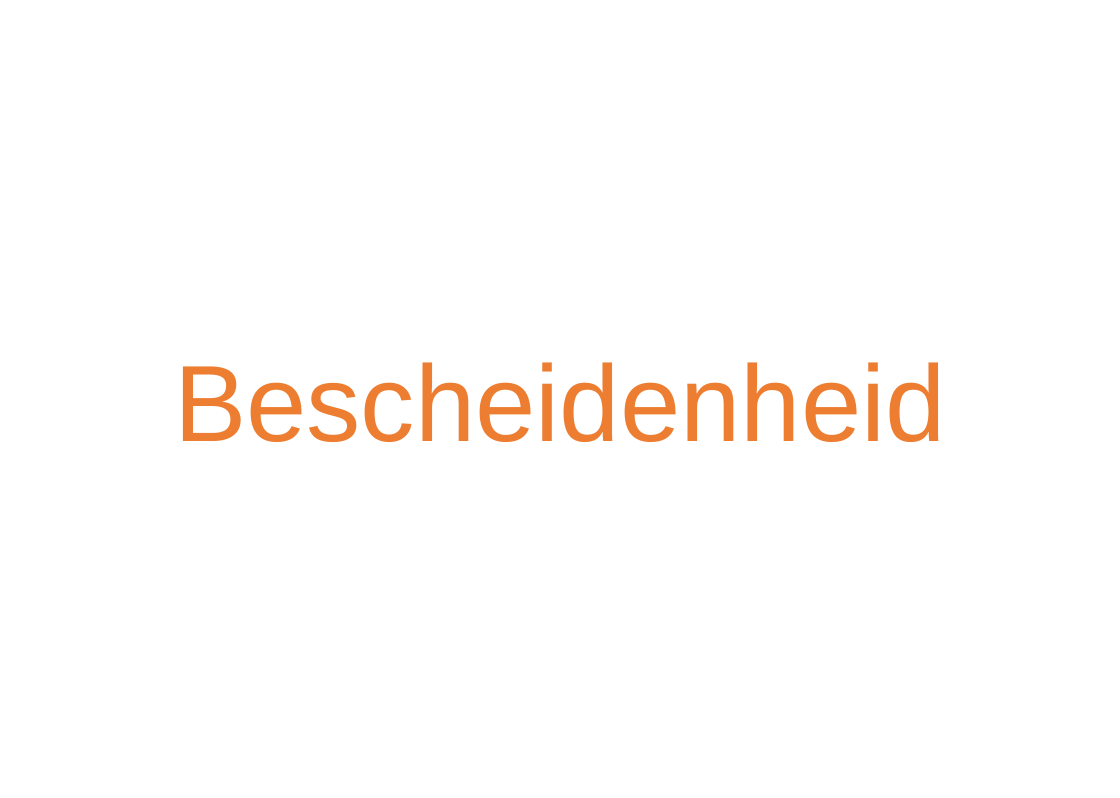
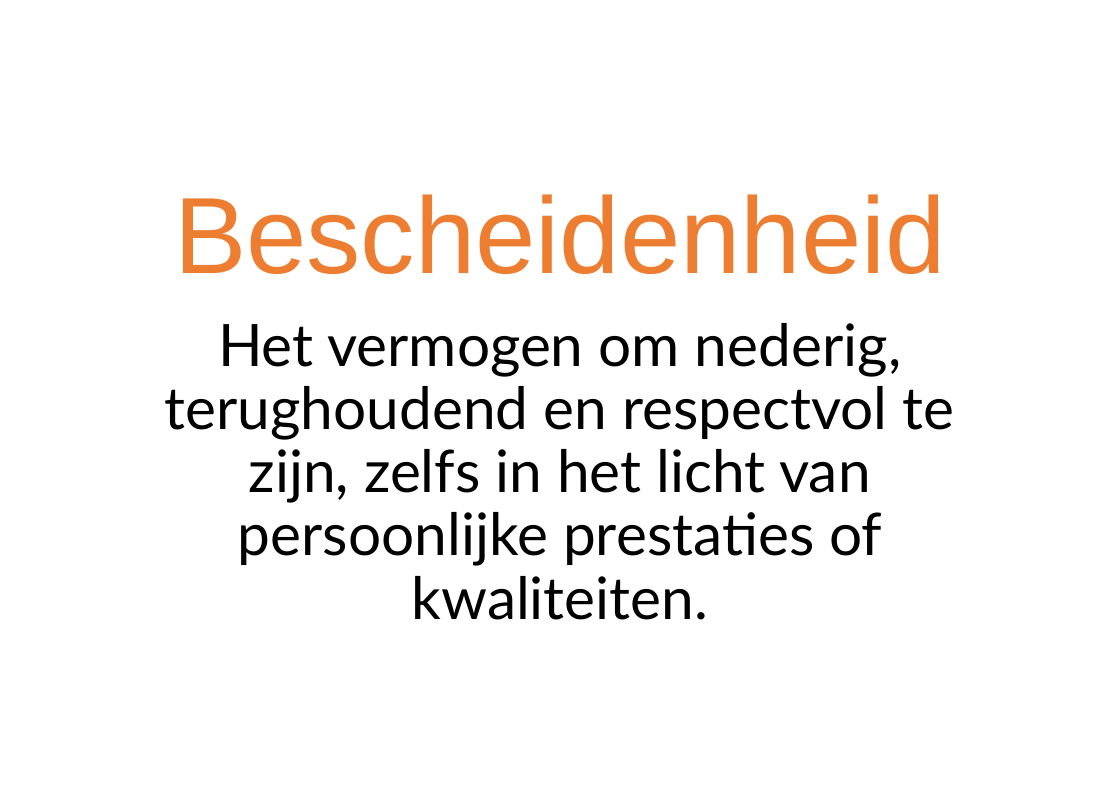
Before and after one commit to ScrumFacilitators/Schwartz-Universal-Values, a slide deck: slide 67 of Schwartz Basis Menselijke Waarden.pptx. Drawn at 1120x798 pixels with LibreOffice and Linux fonts; fonts in the diff are those of the drawing; background and template pictures are left out. Boxes give left, top, right and bottom in pixels: in the first picture for what was removed or moved away, otherwise in the second. Text is boxed around its words. In the diff, an @@ line names an element or a change of style, - is before the commit and + after.

```diff
--- a/Schwartz Basis Menselijke Waarden.pptx
+++ b/Schwartz Basis Menselijke Waarden.pptx
@@ text at <box>165,323,955,620</box>: paragraph added @@
+Het vermogen om nederig, terughoudend en respectvol te zijn, zelfs in het licht van persoonlijke prestaties of kwaliteiten.
```
Also in this commit, not shown: 22 other slides changed, 1 other file.
